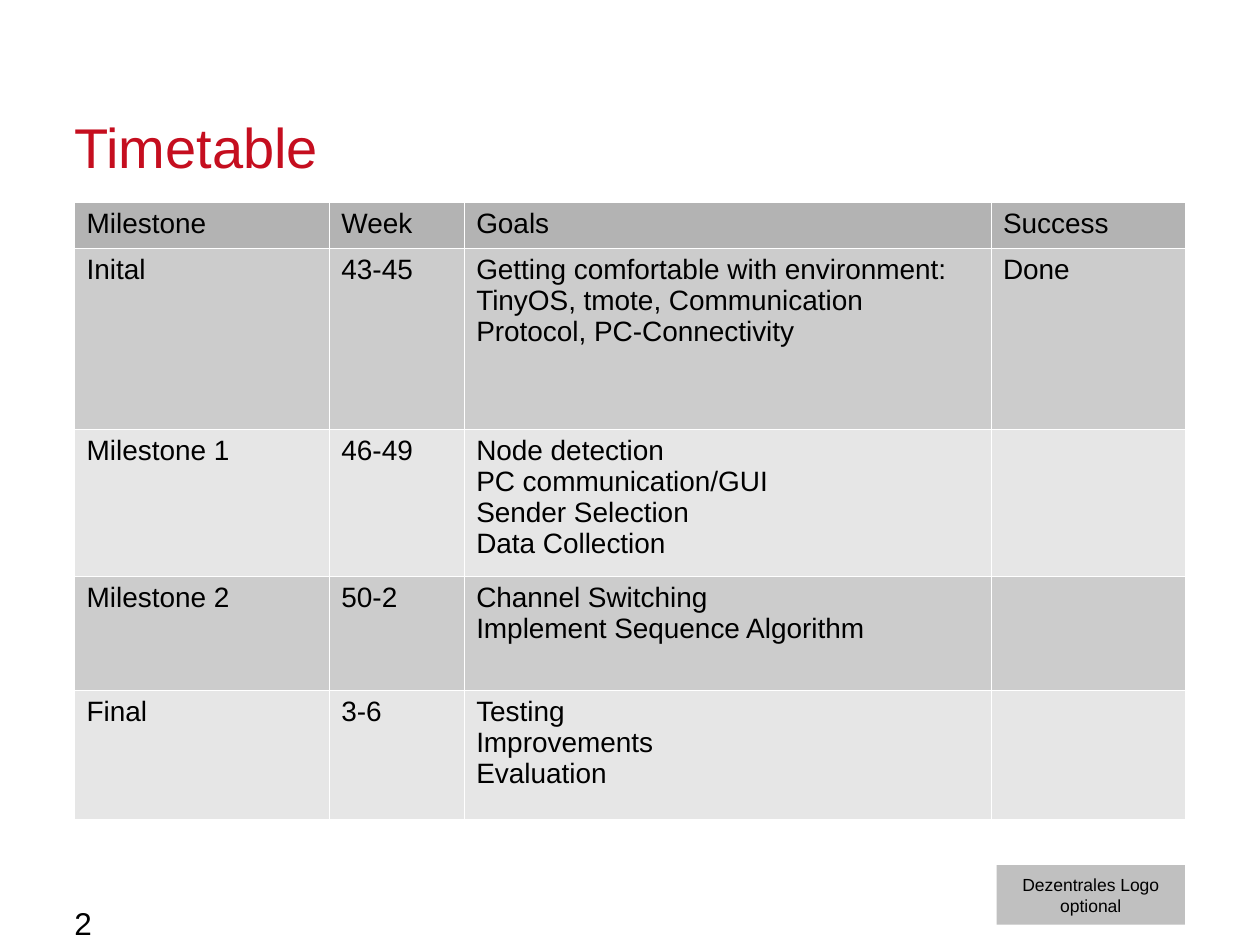
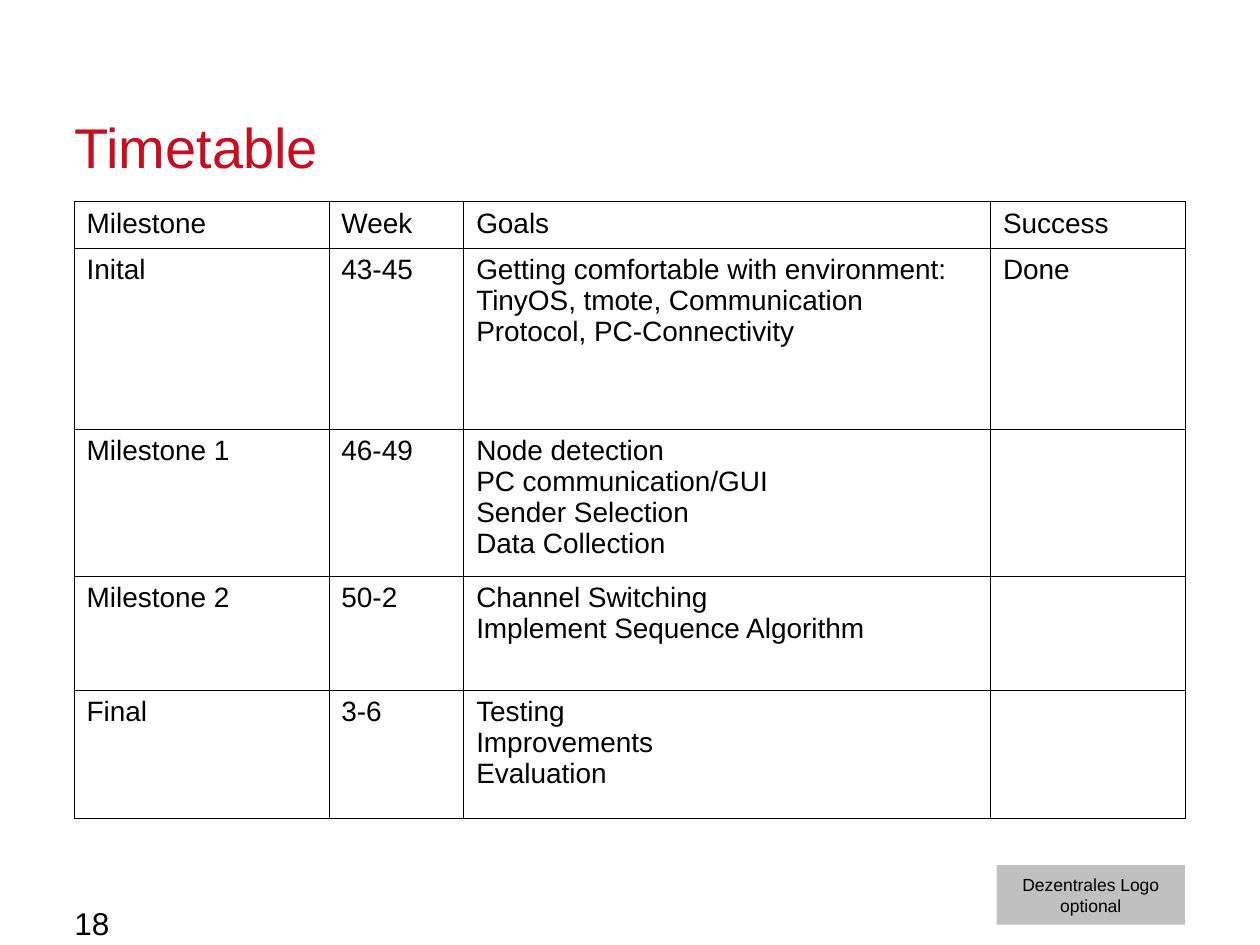
Before and after one commit to moritzschaefer/SensorSequence, a slide deck: slide 18 of docs/MeilensteinNrOne.odp (slide 2 before the commit). Drawn at 1260x945 pixels with LibreOffice and Linux fonts; fonts in the diff are those of the drawing; background and template pictures are left out. Boxes give left, top, right and bottom in pixels: in the first picture for what was removed or moved away, otherwise in the second. Text is boxed around its words. In the diff, an @@ line names an element or a change of style, - is before the commit and + after.

Commit message:
working on

```diff
--- a/docs/MeilensteinNrOne.odp
+++ b/docs/MeilensteinNrOne.odp
@@ table at (74,202,1184,819) @@
@@ fill #B3B3B3 to none in row 1 @@
@@ fill #CCCCCC to none in 7 cells @@
@@ fill #E6E6E6 to none in 6 cells @@
@@ borders changed @@
@@ page number at (74,913,109,936): text changed @@
-2
+18
```
Also in this commit, not shown: 1 other slide changed, 1 slide added.
